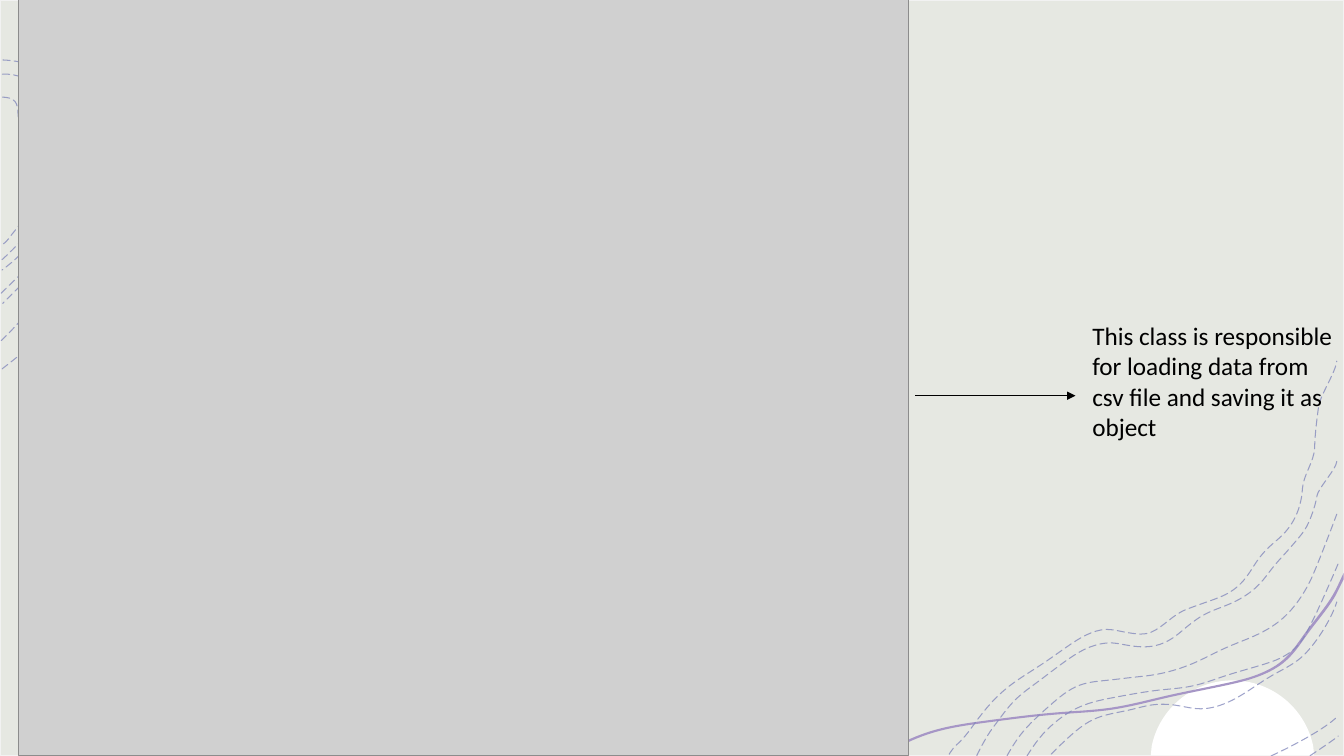
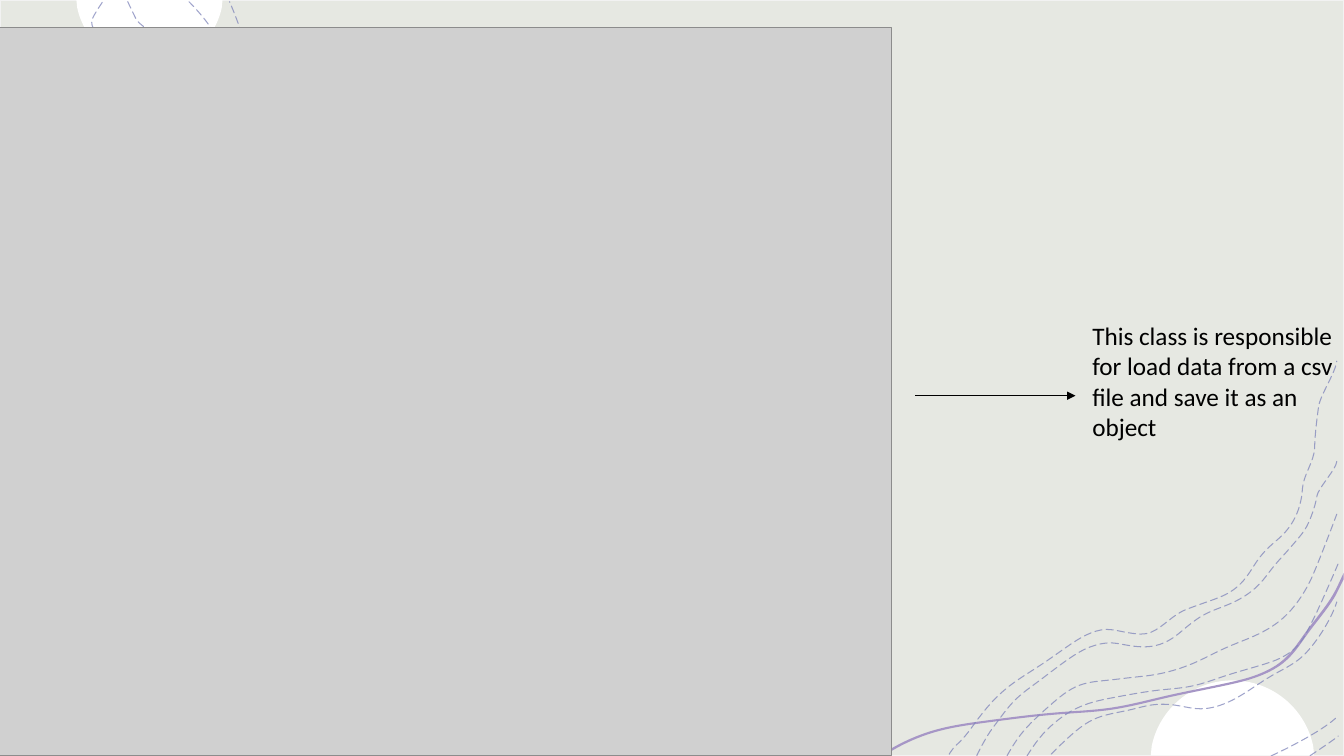
Before and after one commit to vaknin34/Flight-detector-java-, a slide deck: slide 5 of Files/PTM Project.pptx. Drawn at 1344x756 pixels with LibreOffice and Linux fonts; fonts in the diff are those of the drawing; grey boxes stand for pictures. Boxes give left, top, right and bottom in pixels: in the first picture for what was removed or moved away, otherwise in the second. Text is boxed around its words. In the diff, an @@ line names an element or a change of style, - is before the commit and + after.

```diff
--- a/Files/PTM Project.pptx
+++ b/Files/PTM Project.pptx
@@ picture: place and size @@
-picture at [19,0,908,756]
+picture at [0,28,892,756]
@@ freeform shape removed at [2,59,56,269] @@
@@ freeform shape removed at [1,75,44,261] @@
@@ freeform shape removed at [3,97,31,244] @@
@@ text at [1092,327,1332,441]: text changed @@
-This class is responsible for loading data from csv file and saving it as object
+This class is responsible for load data from a csv file and save it as an object
```
Also in this commit, not shown: 3 other slides changed, 5 other files.
